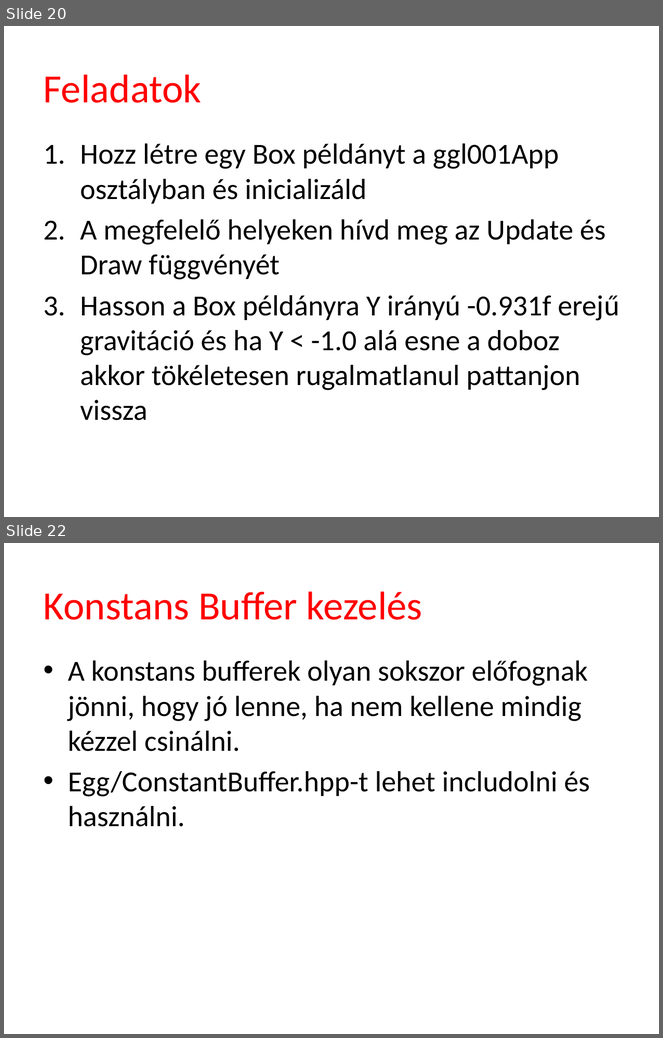
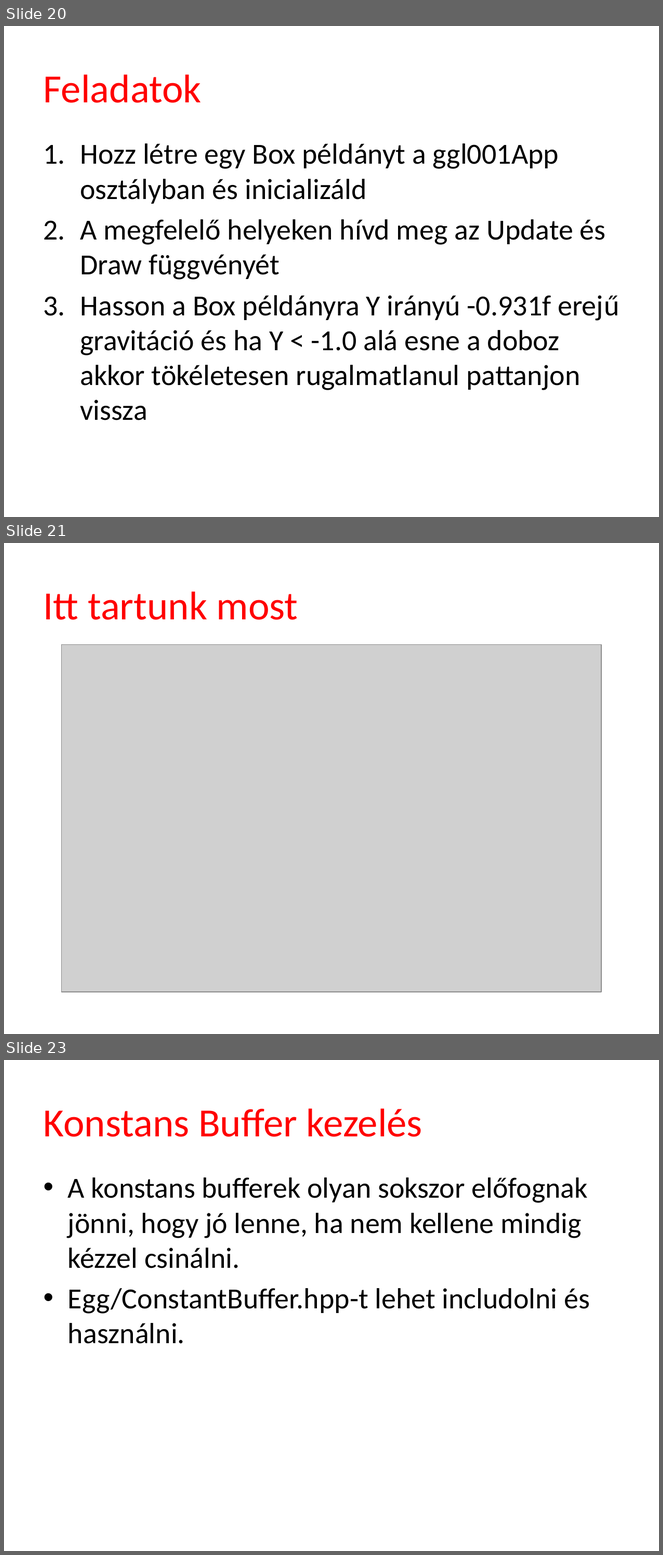
Before and after one commit to tyekx/dx12, a slide deck: Slides/gg001-Libraries.pptx. Shown one above the other, each under a label of ours: slides 20 and 22 before the commit, slides 20, 21 and 23 after it; the slides between them are not shown. The pictures are 663x1038 and 663x1555 pixels, drawn with LibreOffice and Linux fonts; fonts in the diff are those of the drawing; grey boxes stand for pictures; background and template pictures are left out. Boxes give left, top, right and bottom in pixels: in the first picture for what was removed or moved away, otherwise in the second. Text is boxed around its words. In the diff, an @@ line names an element or a change of style, - is before the commit and + after.

```diff
--- a/Slides/gg001-Libraries.pptx
+++ b/Slides/gg001-Libraries.pptx
@@ slide 21 added at (4,543,659,1034), background #FFFFFF @@
@@ title added at (44,591,298,620), 44 pt, text #FF0000 @@
+Itt tartunk most
@@ picture added at (62,644,601,992) @@
@@ what was slide 22 is now slide 23 @@
```
Also in this commit, not shown: 1 slide changed, 1 other file.
